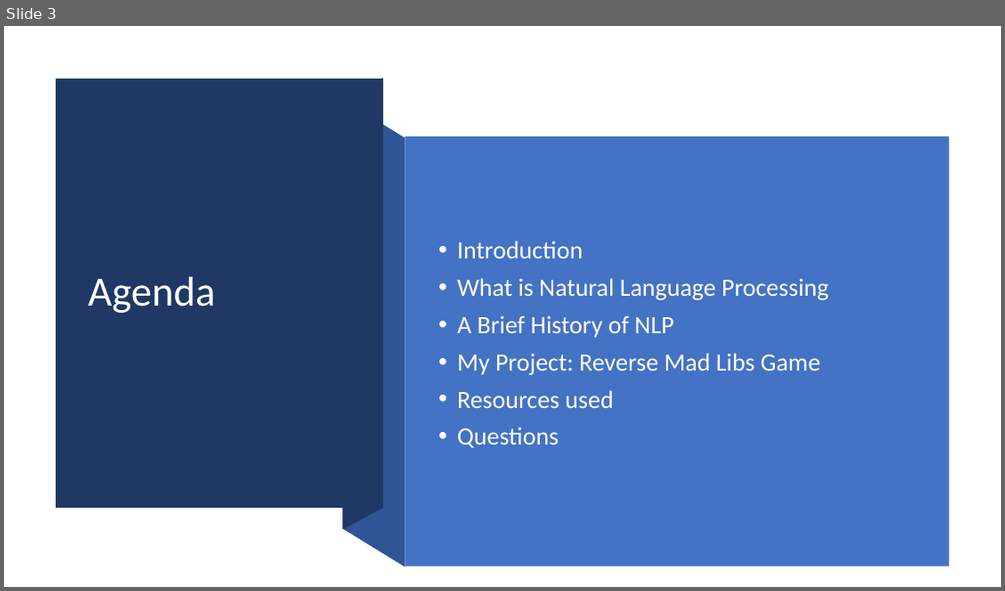
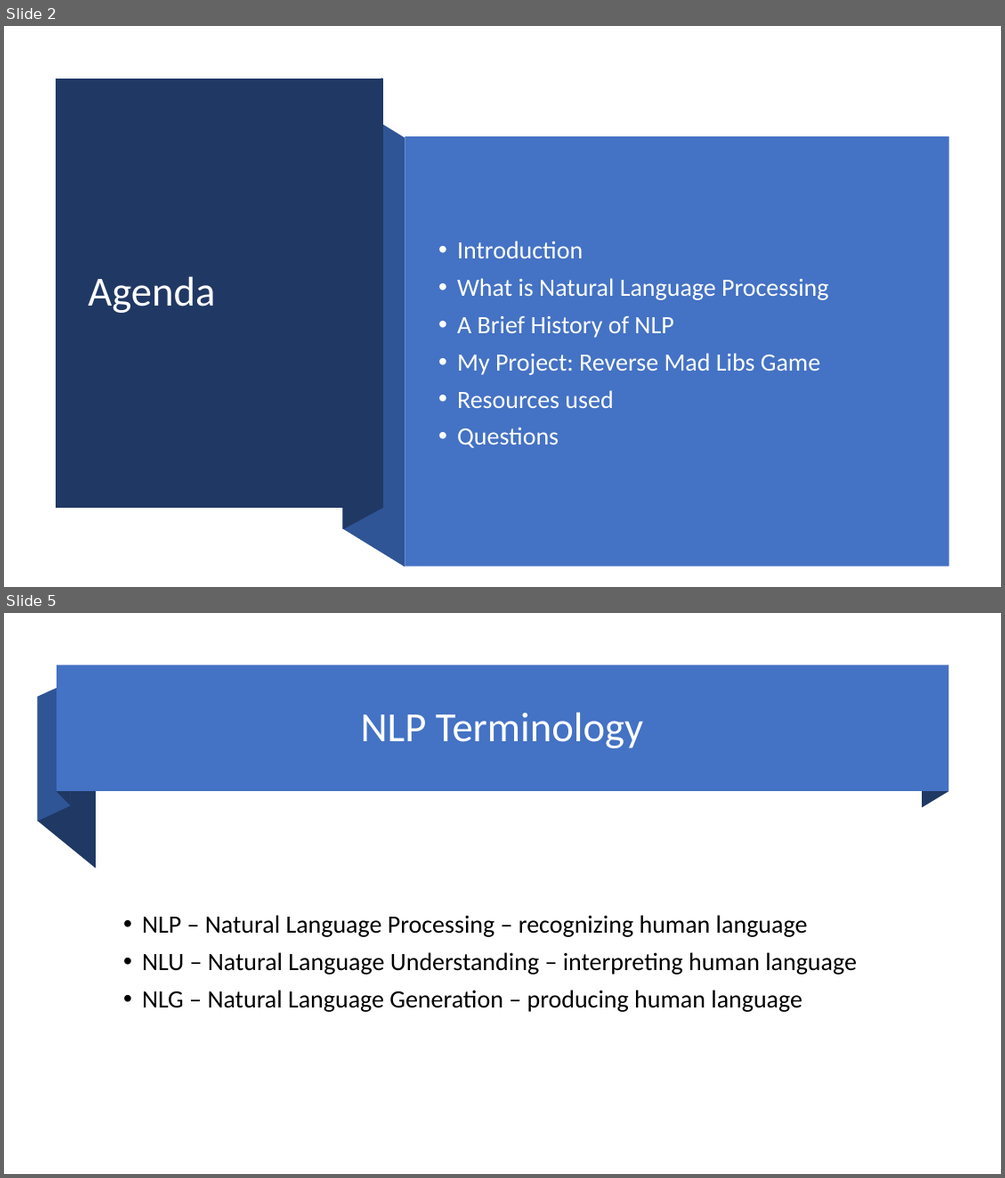
Before and after one commit to scottbing/SB_6000_NLP, a slide deck: Reverse Mad Libs.pptx. Shown one above the other, each under a label of ours: slide 3 before the commit, slides 2 and 5 after it; the slides between them are not shown. The pictures are 1005x591 and 1005x1178 pixels, drawn with LibreOffice and Linux fonts; fonts in the diff are those of the drawing. Boxes give left, top, right and bottom in pixels: in the first picture for what was removed or moved away, otherwise in the second. Text is boxed around its words. In the diff, an @@ line names an element or a change of style, - is before the commit and + after.

```diff
--- a/Reverse Mad Libs.pptx
+++ b/Reverse Mad Libs.pptx
@@ slide 5 added at box(4, 613, 1001, 1174), background #FFFFFF @@
@@ rectangle added at box(57, 666, 948, 792), fill #4472C4 @@
@@ freeform shape added at box(57, 666, 71, 805), fill #203864 @@
@@ freeform shape added at box(922, 666, 948, 808), fill #203864 @@
@@ freeform shape added at box(38, 682, 71, 821), fill #2F5597 @@
@@ freeform shape added at box(38, 697, 96, 868), fill #203864 @@
@@ title added at box(361, 712, 643, 748), 40 pt, text #FFFFFF @@
+NLP Terminology
@@ text added at box(142, 915, 857, 1012), 24 pt, text #000000 @@
+• NLP – Natural Language Processing – recognizing human language
+• NLU – Natural Language Understanding – interpreting human language
+• NLG – Natural Language Generation – producing human language
@@ what was slide 3 is now slide 2 @@
```
Also in this commit, not shown: 4 slides changed, 13 other slides added, 2 slides removed, 3 other files.
